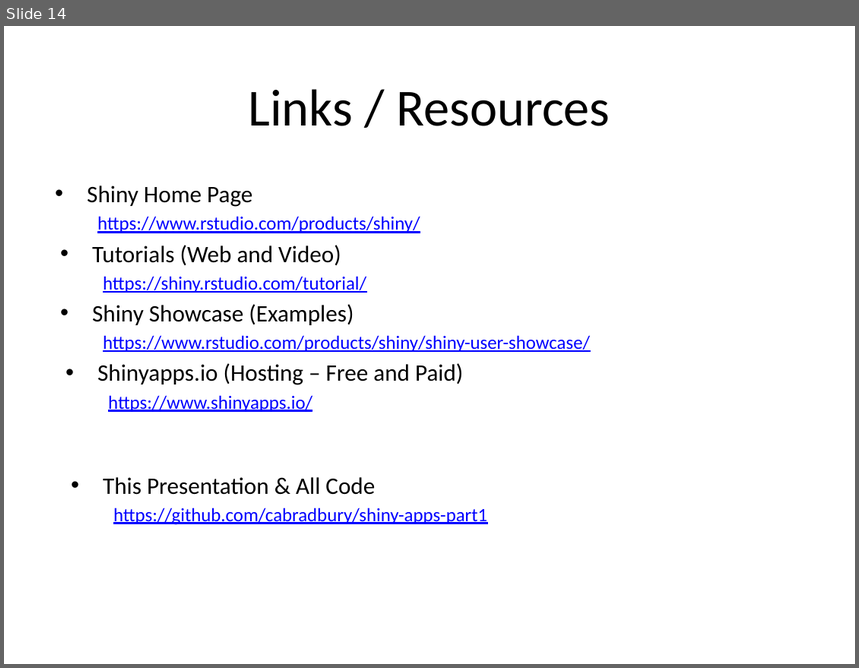
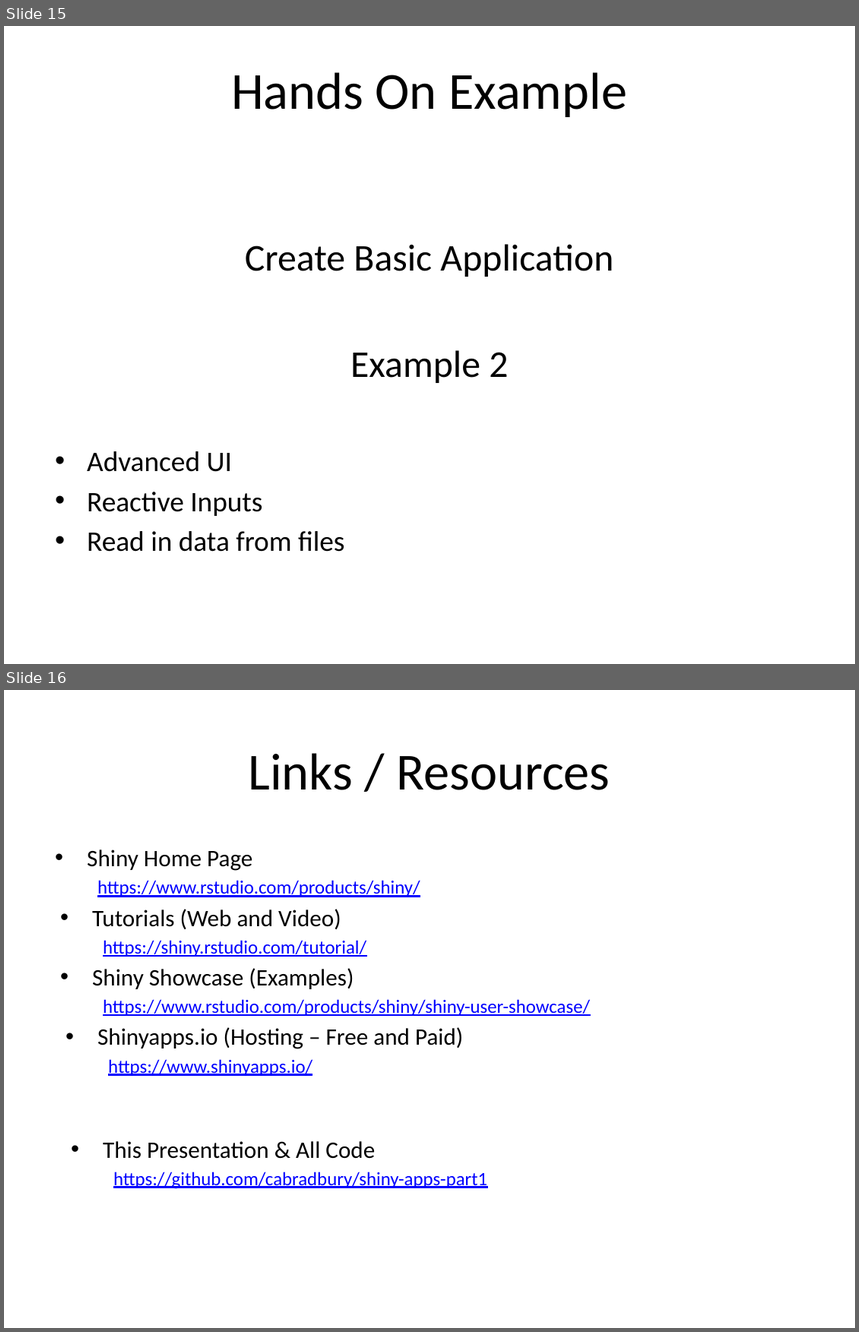
Before and after one commit to cabradbury/shiny-apps-part1, a slide deck: Presentation.pptx. Shown one above the other, each under a label of ours: slide 14 before the commit, slides 15 and 16 after it. The pictures are 859x668 and 859x1332 pixels, drawn with LibreOffice and Linux fonts; fonts in the diff are those of the drawing. Boxes give left, top, right and bottom in pixels: in the first picture for what was removed or moved away, otherwise in the second. Text is boxed around its words. In the diff, an @@ line names an element or a change of style, - is before the commit and + after.

```diff
--- a/Presentation.pptx
+++ b/Presentation.pptx
@@ slide 15 added at (x1=4, y1=26, x2=855, y2=664), background #FFFFFF @@
@@ title added at (x1=231, y1=72, x2=627, y2=117), 44 pt, text #000000 @@
+Hands On Example
@@ text added at (x1=87, y1=244, x2=614, y2=552), 24 pt, text #000000 @@
+Create Basic Application
+Example 2
+• Advanced UI
+• Reactive Inputs
+• Read in data from files
@@ what was slide 14 is now slide 16 @@
```
Also in this commit, not shown: 2 slides changed, 1 other slide added.
